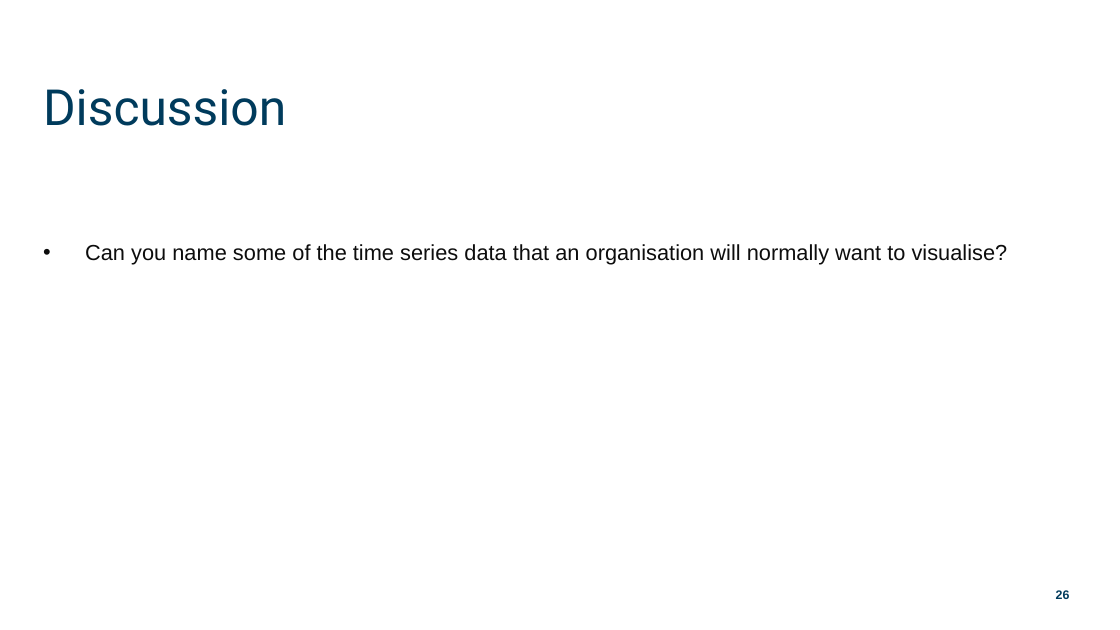
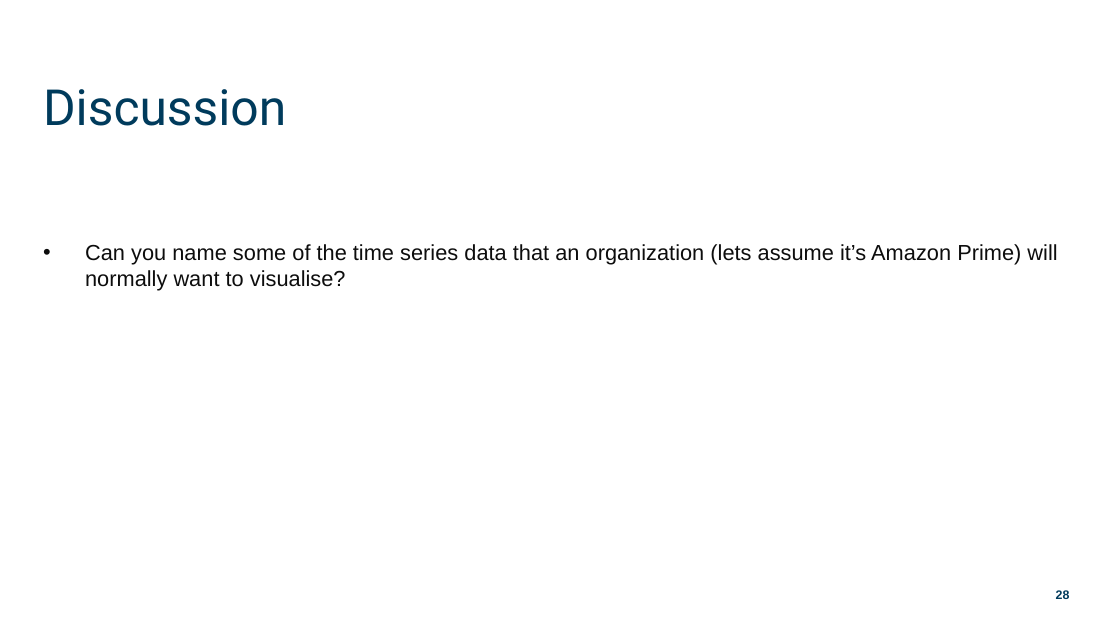
Before and after one commit to munishkumar-gh/munishkumar-gh.github.io, a slide deck: slide 28 of SuSS/ANL201 Study Unit 4_2021 - Lecturer.pptx (slide 26 before the commit). Drawn at 1120x630 pixels with LibreOffice and Linux fonts; fonts in the diff are those of the drawing; background and template pictures are left out. Boxes give left, top, right and bottom in pixels: in the first picture for what was removed or moved away, otherwise in the second. Text is boxed around its words. In the diff, an @@ line names an element or a change of style, - is before the commit and + after.

```diff
--- a/SuSS/ANL201 Study Unit 4_2021 - Lecturer.pptx
+++ b/SuSS/ANL201 Study Unit 4_2021 - Lecturer.pptx
@@ text at [85, 244, 1057, 291]: text changed @@
-• Can you name some of the time series data that an organisation will normally want to visualise?
+• Can you name some of the time series data that an organization (lets assume it’s Amazon Prime) will normally want to visualise?
```
Also in this commit, not shown: 2 other slides changed, 2 slides added, 1 other file.
